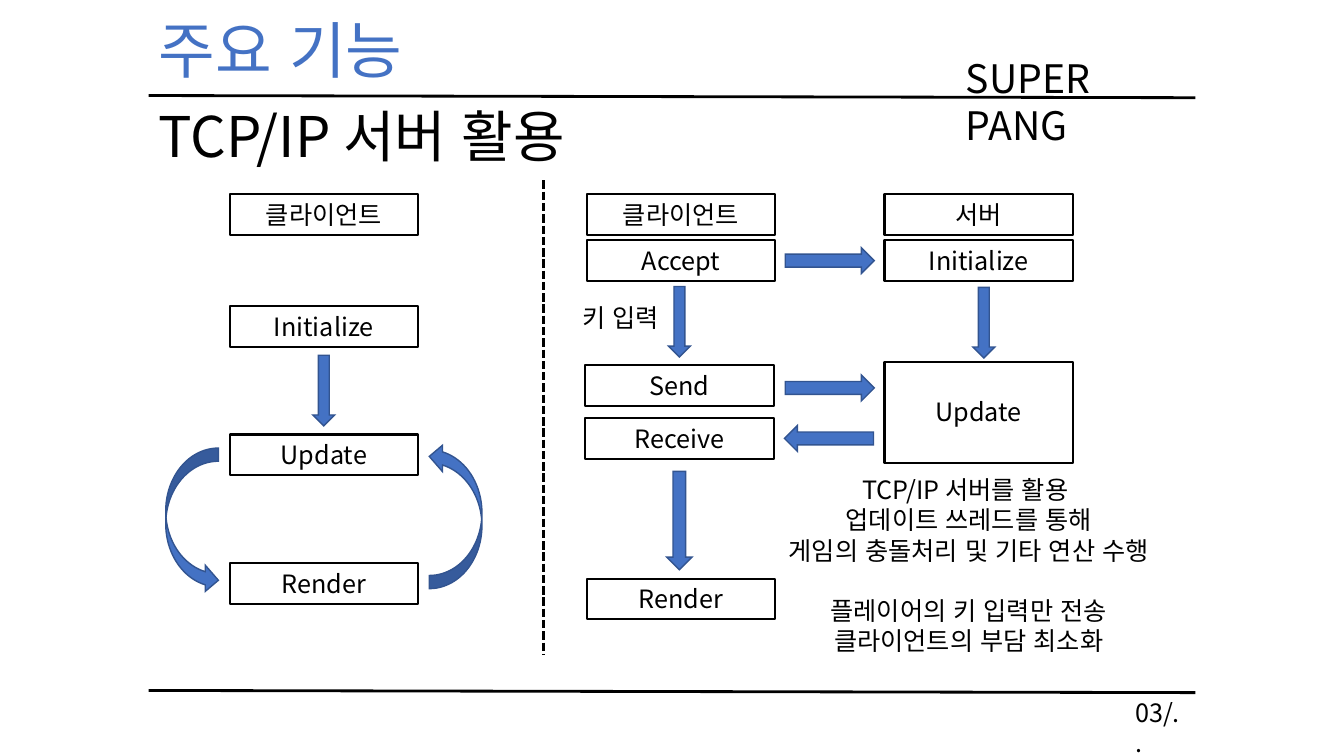
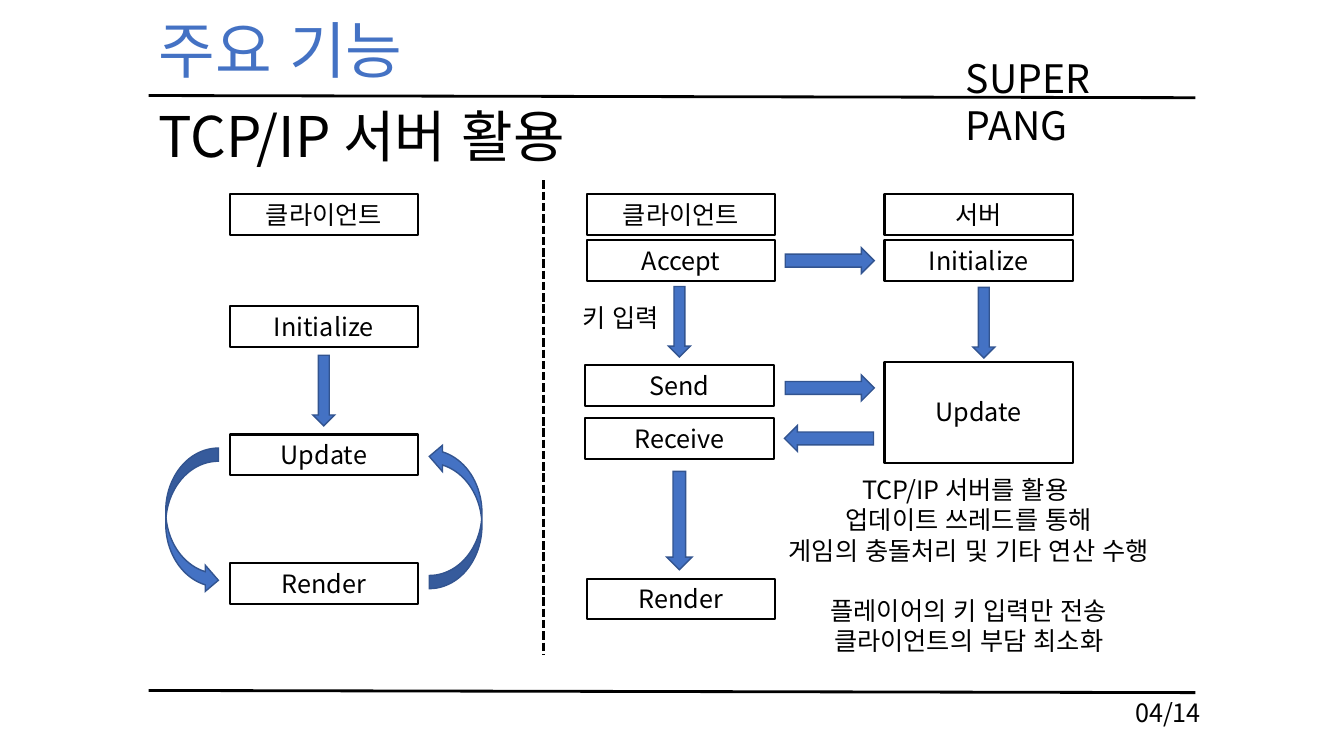
Before and after one commit to KimHaYoon/NetworkGamePrograming, a slide deck: slide 4 of 네트워크 게임 프로그래밍 레포트.pptx. Drawn at 1344x756 pixels with LibreOffice and Linux fonts; fonts in the diff are those of the drawing. Boxes give left, top, right and bottom in pixels: in the first picture for what was removed or moved away, otherwise in the second. Text is boxed around its words. In the diff, an @@ line names an element or a change of style, - is before the commit and + after.

```diff
--- a/네트워크 게임 프로그래밍 레포트.pptx
+++ b/네트워크 게임 프로그래밍 레포트.pptx
@@ text at box(1135, 702, 1201, 727): text changed @@
-03/..
+04/14
```
Also in this commit, not shown: 11 other slides changed, 1 slide added.
